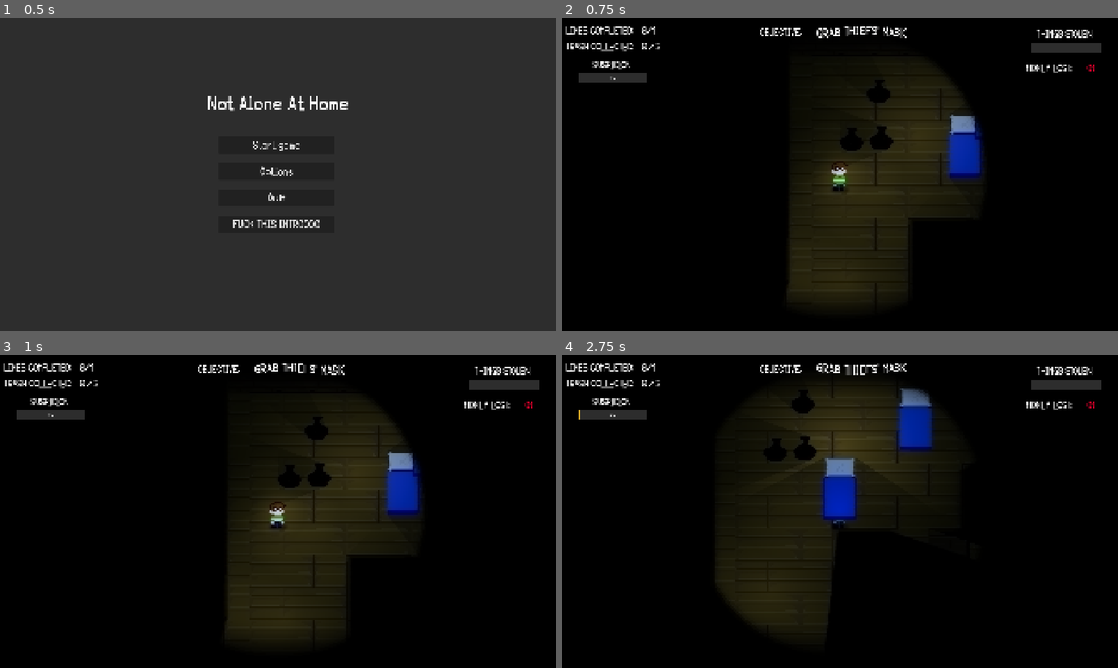
Above: before the commit, frames 1-4 (two rows, left to right).
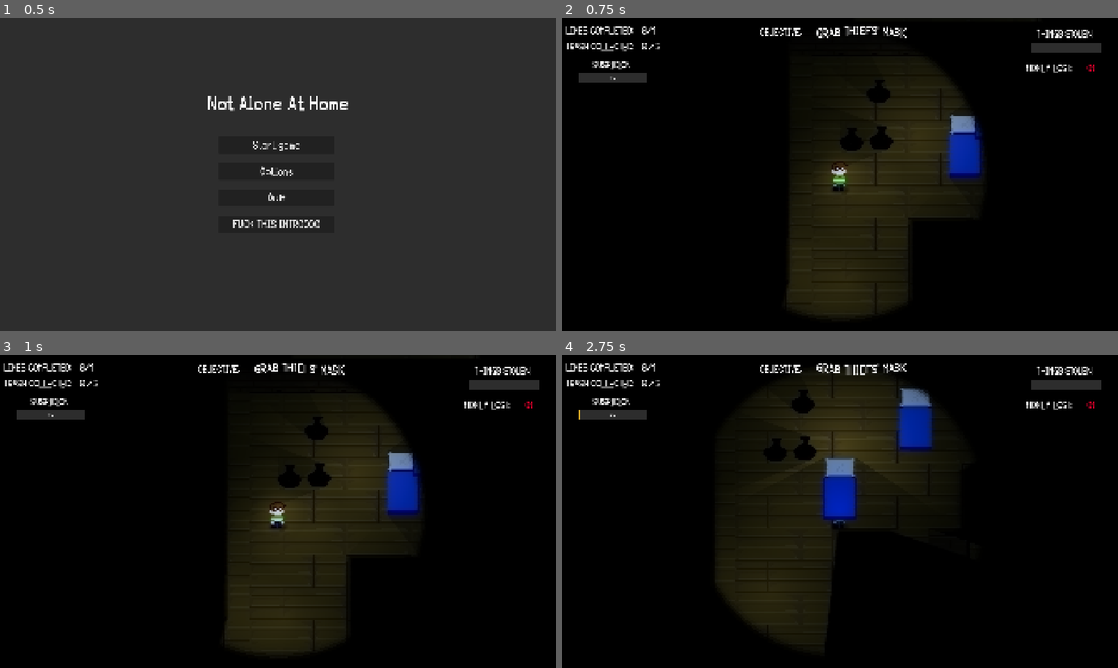
Above: after the commit, the same moments.

Repository: garlikethefish/NotAloneAtHome
Game: Godot game, scene res://scenes/main_menu.tscn
Same seed, same stepped clock (60 frames per second), same inputs: the game is played once before the commit and once after it. The engine's default icon, where the game draws it, is replaced by a stand-in: a white triangle on a blue panel in a dark square.
Inputs (mouse positions are in pixels of both pictures, inside the frame that each line leads up to):
- Up to frame 1 (0.5 s): no input
- Up to frame 2 (0.75 s): click "FUCK THIS INTROOOO" at 0.5 s
- Up to frame 3 (1 s): no input
- Up to frame 4 (2.75 s): move the mouse to (962, 495) at 1.27 s; hold D (move_right) 1.28-2.03 s; tap G (drop) at 1.35 s; move the mouse to (728, 527) at 2.02 s; hold S (move_down) from 2.03 s (still down); tap E (interact) at 2.1 s

Frame 1 is identical in both runs. In frame 2, less than 0.1% of the frame differs, in the area x 47-54%, y 94-95%; in frame 3, less than 0.1%; in frame 4, 0.1%, in the area x 60-66%, y 10-14%.

Commit message:
removed previous mask shader from player

Diff:
--- a/objects/Player.tscn
+++ b/objects/Player.tscn
@@ -590,7 +590,6 @@
 grow_vertical = 2
 size_flags_horizontal = 4
 size_flags_vertical = 4
-color = Color(0, 0, 0, 0.8509804)
 metadata/_edit_use_anchors_ = true
 
 [node name="BanditNearnessDetector" type="Area2D" parent="." unique_id=2046794680]
--- a/scenes/Main.tscn
+++ b/scenes/Main.tscn
@@ -604,9 +604,6 @@
 top_level = true
 position = Vector2(380, 341)
 
-[node name="MaskOverlay" parent="Player" index="3" unique_id=167265925]
-visible = true
-
 [node name="Cat" parent="." unique_id=722993762 instance=ExtResource("4_nxtc6")]
 position = Vector2(-103, 304)
 
